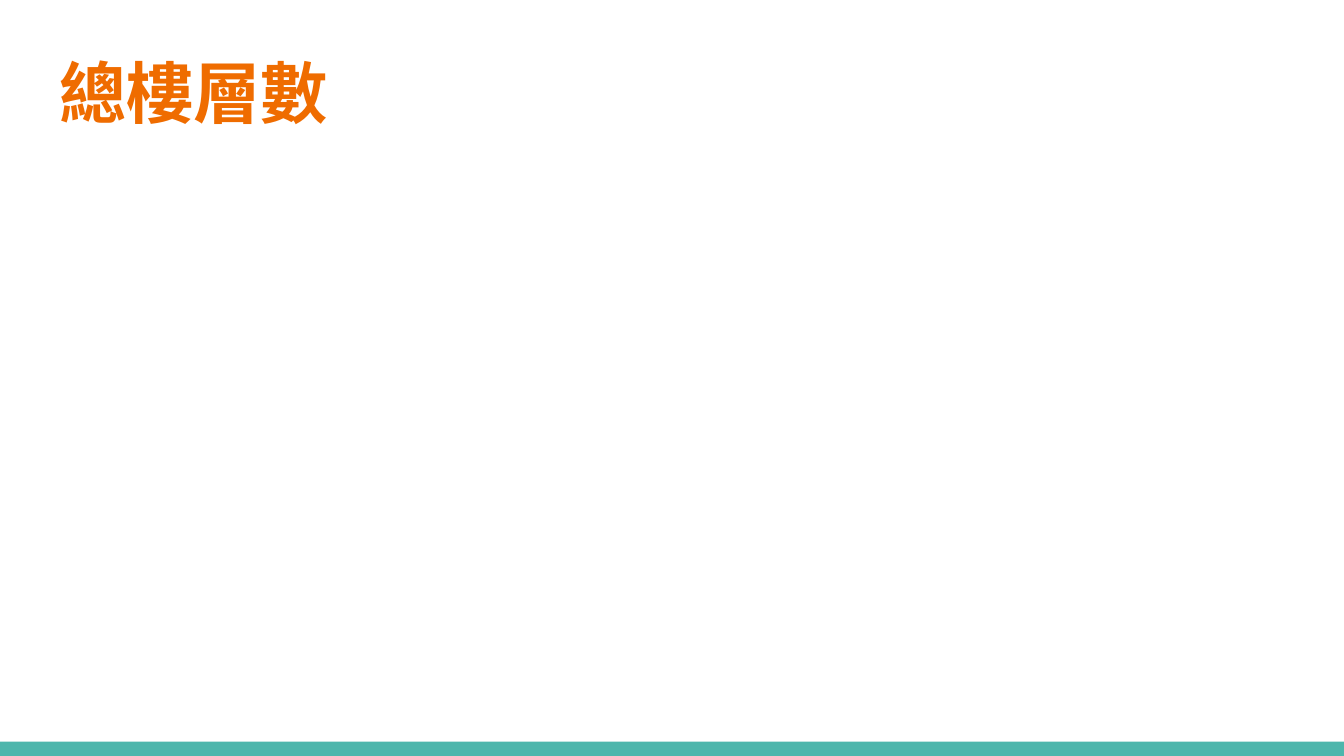
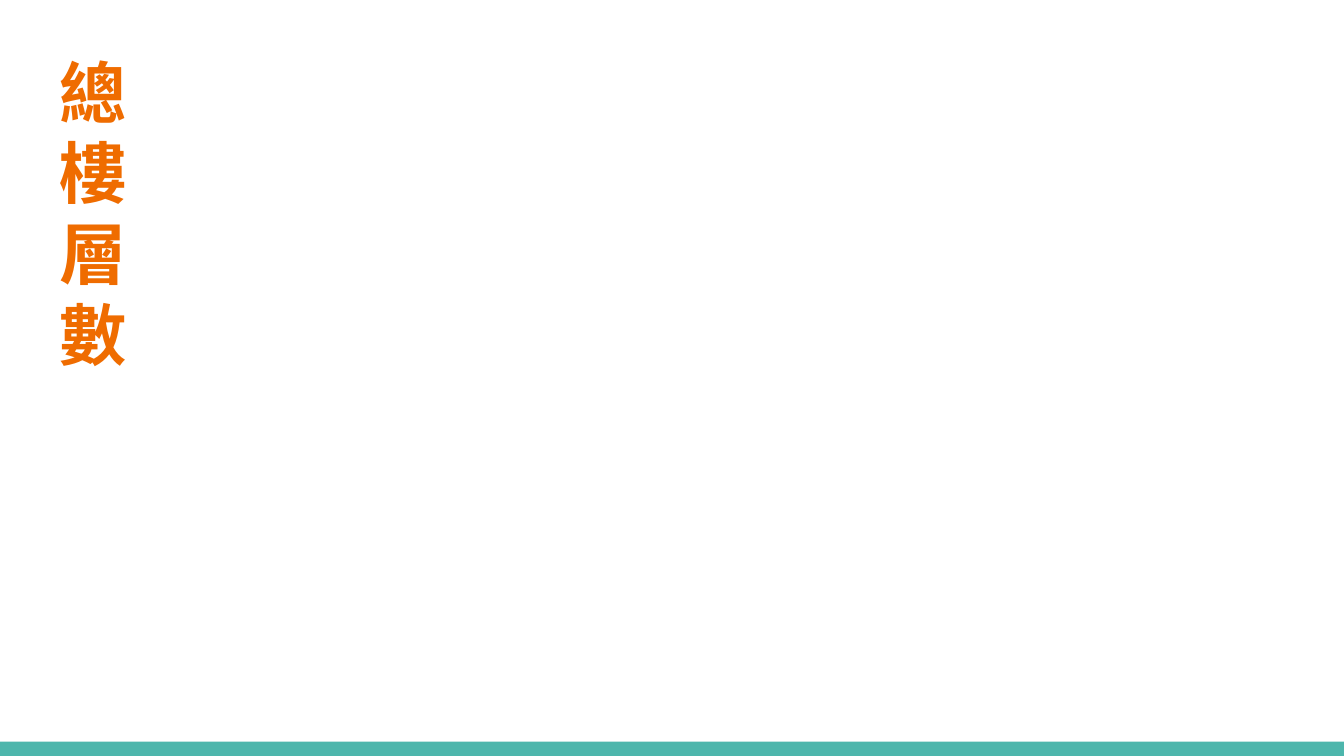
Before and after one commit to henry186/real-estate, a slide deck: slide 19 of 報告/報告.pptx. Drawn at 1344x756 pixels with LibreOffice and Linux fonts; fonts in the diff are those of the drawing. Boxes give left, top, right and bottom in pixels: in the first picture for what was removed or moved away, otherwise in the second. Text is boxed around its words. In the diff, an @@ line names an element or a change of style, - is before the commit and + after.

```diff
--- a/報告/報告.pptx
+++ b/報告/報告.pptx
@@ title "總樓層數" rewrapped from [59, 60, 328, 124] to [59, 60, 126, 366] @@
```
Also in this commit, not shown: 8 other slides changed, 3 slides added, 1 slide removed, 2 other files.
